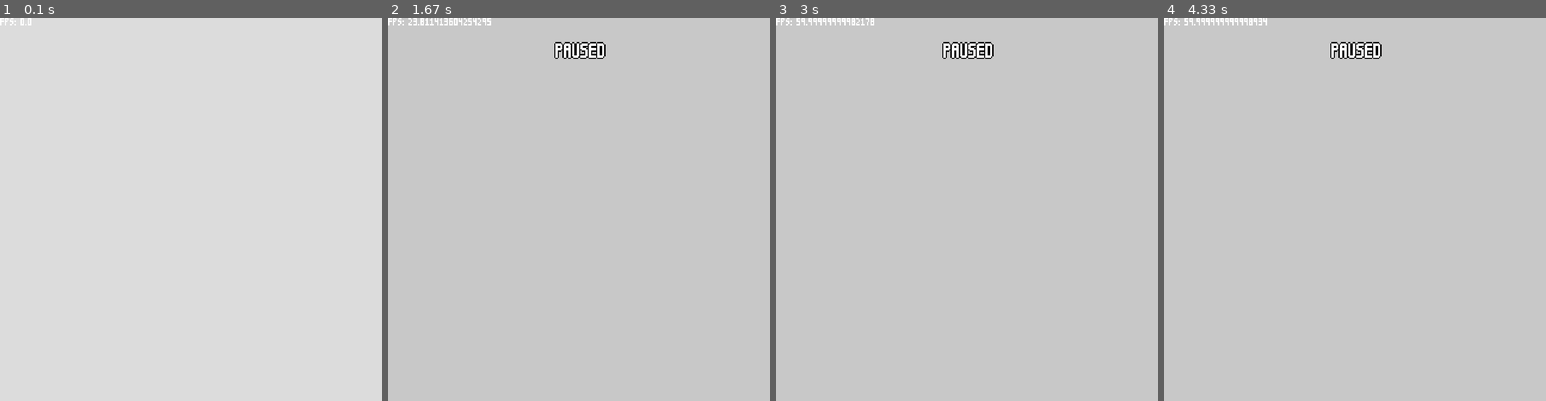
Above: before the commit, frames 1-4 (left to right).
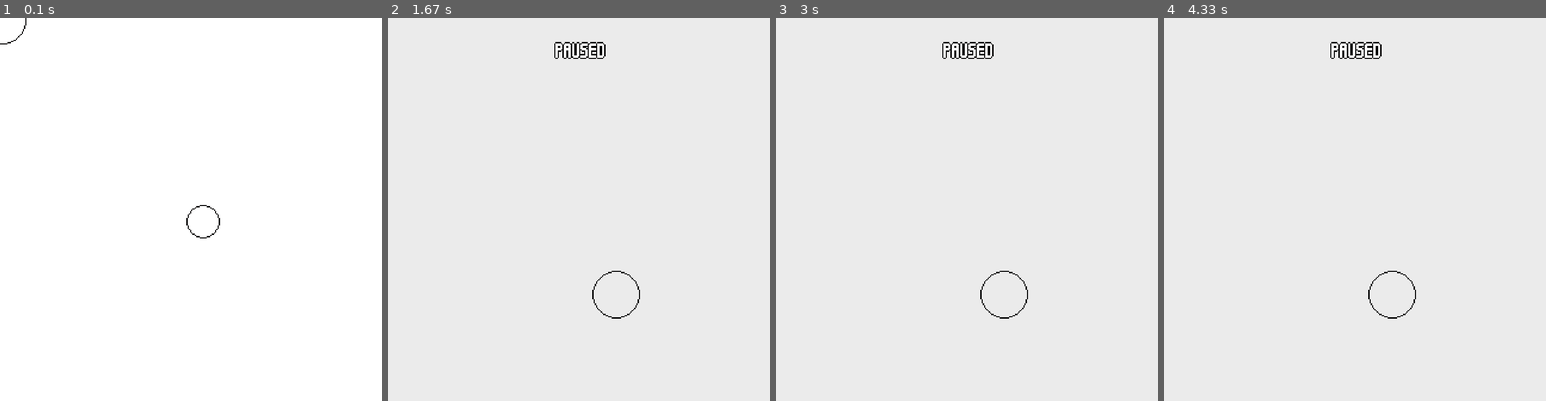
Above: after the commit, the same moments.

Repository: towella/effects-lab
Game: pygame game, started from code/main.py
Same seed, same stepped clock (60 frames per second), same inputs: the game is played once before the commit and once after it.
Inputs (mouse positions are in pixels of both pictures, inside the frame that each line leads up to):
- Up to frame 1 (0.1 s): no input
- Up to frame 2 (1.67 s): click (579, 209) at 0.38 s; click (617, 293) at 0.72 s; tap F at 1 s; hold . from 1.33 s (still down); tap X at 1.4 s; click (586, 79) at 1.42 s
- Up to frame 3 (3 s): tap X at 1.7 s; release . at 1.8 s
- Up to frame 4 (4.33 s): no input

The runs differ from the first frame. In frame 1, 100% of the frame differs, in the area x 0-100%, y 0-100%; in frame 2, 99%; in frame 3, 99%; in frame 4, 99%.

Commit message:
First go of creating the player with a tail.
Using a mask surface in level to outline and then blit onto the real screen_surface.

Diff:
--- a/code/game_data.py
+++ b/code/game_data.py
@@ -1,6 +1,7 @@
 tile_size = 16  # keep to prevent errors, even if game doesnt need tiles
 screen_width = 20 * tile_size  # arbitrary
 screen_height = 20 * tile_size  # arbitrary
+scaling_factor = 2.4 # how much the screen is scaled up before bliting on display
 
 controller_map = {'square': 0, 'X': 1, 'circle': 2, 'triangle': 3, 'L1': 4, 'R1': 5, 'L2': 6, 'R2': 7, 'share': 8,
                   'options': 9, 'left_analog_press': 10, 'right_analog_press': 11, 'PS': 12, 'touchpad': 13,
--- a/code/level.py
+++ b/code/level.py
@@ -25,12 +25,18 @@
         self.screen_width = screen_surface.get_width()
         self.screen_height = screen_surface.get_height()
 
+        self.mask_surf = pygame.Surface((self.screen_width, self.screen_height))
+        self.mask_surf.set_colorkey((0, 0, 0))
+
         self.controllers = controllers
 
         self.pause = False
         self.pause_pressed = False
 
         dt = 1  # dt starts as 1 because on the first frame we can assume it is 60fps. dt = 1/60 * 60 = 1
+
+        player_spawn = (self.screen_width//2, self.screen_height//2)
+        self.player = Player(player_spawn, self.mask_surf, self.controllers)
 
         # text setup
         self.small_font = Font(resource_path(fonts['small_font']), 'white')
@@ -134,6 +140,13 @@
             if self.dev_debug:
                 pygame.draw.rect(self.screen_surface, 'green', tile.hitbox, 1)
 
+    def make_mask(self):
+        mask = pygame.mask.from_surface(self.mask_surf)
+        mask = mask.to_surface()
+        mask.set_colorkey((255, 255, 255))
+        mask = outline_image(mask, 'black')
+        return mask
+
 # -- menus --
 
     def invoke_pause(self):
@@ -151,7 +164,7 @@
 
     # updates the level allowing tile scroll and displaying tiles to screen
     # order is equivalent of layers
-    def update(self, dt, fps):
+    def update(self, dt, fps, mouse_pos):
         # #### INPUT > GAME(checks THEN UPDATE) > RENDER ####
         # checks deal with previous frames interactions. Update creates interactions for this frame which is then diplayed
         '''player = self.player.sprite'''
@@ -182,14 +195,18 @@
 
         # -- UPDATES -- player needs to be before tiles for scroll to function properly
             # TODO IF TILES_IN_SCREEN ATTR IS CHANGED TO INCLUDE MORE LAYERS, CHANGE BACK TO self.collideable HERE!!!!
-            '''player.update(dt, self.tiles_in_screen, scroll_value, self.player_spawn)
-            self.all_sprites.update(scroll_value)'''
+            self.player.update(mouse_pos, dt, pygame.sprite.Group())
+            '''self.all_sprites.update(scroll_value)'''
 
         # -- RENDER --
         # Draw
-        '''self.player.sprite.draw()
-        self.draw_tile_group(self.collideable)
+        self.player.draw()
+        '''self.draw_tile_group(self.collideable)
         self.draw_tile_group(self.hazards)'''
+
+        self.screen_surface.blit(self.make_mask(), (-1, -1))
+        self.mask_surf.fill('black')
+        self.mask_surf.set_colorkey('black')
 
         # must be after other renders to ensure menu is drawn last
         if self.pause:
--- a/code/main.py
+++ b/code/main.py
@@ -21,8 +21,6 @@
 # window and screen Setup ----- The window is the real pygame window. The screen is the surface that everything is
 # placed on and then resized to blit on the window. Allowing larger pixels (art pixel = game pixel)
 # https://stackoverflow.com/questions/54040397/pygame-rescale-pixel-size
-
-scaling_factor = 2.4  # how much the screen is scaled up before bliting on display
 
 # https://www.pygame.org/docs/ref/display.html#pygame.display.set_mode
 # https://www.reddit.com/r/pygame/comments/r943bn/game_stuttering/
@@ -117,10 +115,8 @@
                     sys.exit()
 
         # -- Update --
-        screen.fill((220, 220, 220))
-        level.update(dt, fps)  # runs level processes
-
-        font.render(f'FPS: {str(clock.get_fps())}', screen, (0, 0))
+        screen.fill('white')
+        level.update(dt, fps, (mx, my))  # runs level processes
 
         window.blit(pygame.transform.scale(screen, window.get_rect().size), (0, 0))  # scale screen to window
 
--- a/code/player.py
+++ b/code/player.py
@@ -1,8 +1,7 @@
 import pygame
-from game_data import tile_size, controller_map
+from game_data import tile_size, controller_map, scaling_factor
 from lighting import Light
-from support import raycast, pos_for_center
-
+from support import pos_for_center
 
 # SET UP FOR PLATFORMER SINCE PLATFORMERS ARE HARDER TO CREATE A PLAYER FOR
 class Player(pygame.sprite.Sprite):
@@ -12,21 +11,17 @@
         self.controllers = controllers
 
         # -- player setup --
-        self.image = pygame.Surface((tile_size, tile_size * 1.5))
-        self.image.fill((255, 88, 98))
-        self.rect = pygame.Rect(spawn.x, spawn.y, self.image.get_width(), self.image.get_height())
-        self.light_distance = 40
-        self.lights = [Light(self.surface, self.rect.center, (10, 10, 10), False, 40, 30, 0.02)]
-                       #Light(self.surface, self.rect.center, (20, 20, 20), True, 25, 20, 0.02)]
-        # - hitboxes -
-        self.norm_hitbox = pygame.Rect(self.rect.midbottom[0], self.rect.midbottom[1], tile_size * 0.8, tile_size * 1.4)  # used for collisions
-        self.crouch_hitbox = pygame.Rect(self.rect.midbottom[0], self.rect.midbottom[1], tile_size * 0.8, tile_size * 0.8)  # used for crouched collisions
-        self.hitbox = self.norm_hitbox  # used for collisions and can be different to rect and image
-
-        if spawn.player_facing == 'right':
-            self.facing_right = 1
-        else:
-            self.facing_right = -1
+        self.start_radius = 20
+        self.rect = pygame.Rect(spawn[0], spawn[1], self.start_radius, self.start_radius)
+
+        # circle = (radius, (posx, posy)) <- pos is top left NOT center
+        self.circles = [[self.start_radius, [self.rect.centerx, self.rect.centery]]]
+
+        self.lights = [Light(self.surface, self.rect.center, (10, 10, 10), False, 30, 20, 0.02)]
+
+        # - hitbox -
+        self.hitbox = pygame.Rect(spawn[0], spawn[1], self.start_radius, self.start_radius)
+
         self.respawn = False
 
         # -- player movement --
@@ -34,7 +29,6 @@
         # collisions -- provides a buffer allowing late collision
         self.collision_tolerance = tile_size
         self.corner_correction = 8  # tolerance for correcting player on edges of tiles (essentially rounded corners)
-        self.vertical_corner_correction_boost = 4
 
         # - walk -
         self.speed_x = 2.5
@@ -53,76 +47,15 @@
         self.dashbuff_max = 5  # max time a buffered dash can be cued before it is removed (in frames)
         self.dashbuff_timer = self.dashbuff_max  # times a buffered dash from input (starts on max to prevent jump being cued on start)
 
-        # -- gravity and falling --
-        self.on_ground = False
-        self.fall_timer = 0  # timer for how long the player has had a positive y vel and not on ground
-        # - terminal vel -
-        self.norm_terminal_vel = 10 # normal terminal vel
-        self.terminal_vel = self.norm_terminal_vel  # maximum fall speed. if higher than self.collision_tolerance, will allow phasing :(
-        # - gravity -
-        self.gravity = 0.4
-        self.fall_gravity = 1
-
-        # -- Jump --
-        # HEIGHT OF JUMP THEN MINIMUM JUMP
-        self.jumping = False  # true when initial hop has been completed, allowing held jump.false if key up or grounded
-        # verifies jump is already in progress (jump_timer is reset every time key down)
-        self.jump_speed = 5  #294  # controls initial jump hop and height of hold jump
-        self.jump_pressed = False  # if any jump key is pressed
-        self.jump_max = 12  # max time a jump can be held
-        self.jump_hold_timer = self.jump_max  # amount of time jump has been held. Not related to allowing initial jumps
-
-        # - double jump -
-        self.can_double_jump = True
-        # - coyote time -
-        self.coyote_timer = 0  # times the frames since left the floor
-        self.coyote_max = 5  # maximum time for a coyote jump to occur
-        # - buffer jump -
-        self.jumpbuff_max = 10  # max time a buffered jump can be cued before it is removed (in frames)
-
-        self.jump_timer = self.jumpbuff_max  # Time since last jump input if jump not yet executed. (allows initial jump)
-        # Used to time jumps (including buffered jumps and wall jumps) from input
-        # if jump timer == 0, means button has just been pressed. Used to ensure button isnt being held
-        # if jump timer > 0 and not on_ground, means player is jumping or falling after jump
-        # if jump timer == 0 in air, buffer jump has been cued up
-        # (starts on max to prevent buffer jump being cued on start)
-
-        # -- Crouch --
-        self.crouching = False
-        self.crouch_speed = 1  # speed of walk when crouching
-
 # -- checks --
 
     def get_input(self, dt, tiles):
         self.direction.x = 0
         keys = pygame.key.get_pressed()
 
-        #### horizontal movement ####
-        # -- walk --
-        # the not self.'side'_pressed prevents holding a direction and hitting the other at the same time to change direction
-        if (keys[pygame.K_d] or self.get_controller_input('right')) and not self.left_pressed:
-            if not self.crouching:
-                self.direction.x = self.speed_x
-            else:
-                self.direction.x = self.crouch_speed
-            self.facing_right = 1
-            self.right_pressed = True
-        else:
-            self.right_pressed = False
-
-        if (keys[pygame.K_a] or self.get_controller_input('left')) and not self.right_pressed:
-            if not self.crouching:
-                self.direction.x = -self.speed_x
-            else:
-                self.direction.x = -self.crouch_speed
-            self.facing_right = -1
-            self.left_pressed = True
-        else:
-            self.left_pressed = False
-
         # -- dash --
         # if wanting to dash and not holding the button
-        if (keys[pygame.K_PERIOD] or self.get_controller_input('dash')) and not self.dash_pressed:
+        '''if (keys[pygame.K_PERIOD] or self.get_controller_input('dash')) and not self.dash_pressed:
             # if only just started dashing, dashing is true and dash direction is set. Prevents changing dash dir during dash
             if not self.dashing:
                 self.dashing = True
@@ -133,7 +66,7 @@
         elif not keys[pygame.K_PERIOD] and not self.get_controller_input('dash'):
             self.dash_pressed = False
 
-        self.dash(dt)
+        self.dash(dt)'''
 
         # TODO testing, remove
         if keys[pygame.K_r] or self.get_controller_input('dev'):
@@ -298,7 +231,6 @@
     # checks collision for a given hitbox against given tiles on the y
     def collision_y(self, hitbox, tiles):
         collision_offset = [0, 0]
-        self.on_ground = False
 
         left = False
         left_margin = False
@@ -311,7 +243,6 @@
             if tile.hitbox.colliderect(hitbox):
                 # abs ensures only the desired side registers collision
                 if abs(tile.hitbox.top - hitbox.bottom) < self.collision_tolerance:
-                    self.on_ground = True
                     collision_offset[1] = tile.hitbox.top - hitbox.bottom
                 # collision with bottom of tile
                 elif abs(tile.hitbox.bottom - hitbox.top) < self.collision_tolerance:
@@ -342,7 +273,6 @@
         # - corner correction -
         if (left and not left_margin) or (right and not right_margin):
             hitbox.x += collision_offset[0]
-            hitbox.y -= self.vertical_corner_correction_boost
         # drop by zeroing upwards velocity if corner correction isn't necessary and hit bottom of tile
         elif bonk:
             self.direction.y = 0
@@ -350,62 +280,44 @@
         # resyncs up rect to the hitbox
         self.sync_rect()
 
-    # contains gravity + it's exceptions(gravity code from clearcode platformer tut), terminal velocity, fall timer
-    # and application of y direction
+    def apply_x_direction(self, dt):
+        x_move = round(self.direction.x * dt)
+
+        self.rect.x += x_move
+        self.sync_hitbox()
+
+        for circle in self.circles:
+            circle[1][0] += x_move
+
+    # application of y direction
     def apply_y_direction(self, dt):
-        # -- gravity --
-        # if dashing, set direction.y to 0 to allow float
-        if self.dashing:
-            self.direction.y = 0
-        # when on the ground set direction.y to 1. Prevents gravity accumulation. Allows accurate on_ground detection
-        # must be greater than 1 so player falls into below tile's hitbox every frame and is brought back up
-        elif self.on_ground:
-            self.direction.y = 1
-        # if not dashing or on the ground apply gravity normally
-        else:
-            # if falling, apply more gravity than if moving up
-            if self.direction.y > 0:
-                self.direction.y += self.fall_gravity
-            else:
-                self.direction.y += self.gravity
-
-        # -- terminal velocity --
-        # TODO needs dt??
-        if self.direction.y > self.terminal_vel:
-            self.direction.y = self.terminal_vel
-
-        # -- fall timer --
-        # if falling in the air, increment timer else its 0
-        if self.direction.y > 0 and not self.on_ground:
-            self.fall_timer += round(1 * dt)
-        else:
-            self.fall_timer = 0
-
-        # -- apply y direction and sync --
-        self.rect.y += round(self.direction.y * dt)
+        y_move = round(self.direction.y * dt)
+
+        self.rect.y += y_move
         self.sync_hitbox()
+
+        for circle in self.circles:
+            circle[1][1] += y_move
 
     # syncs the player's current and stored hitboxes with the player rect for proper collisions. For use after movement of player rect.
     def sync_hitbox(self):
         self.hitbox.midbottom = self.rect.midbottom
-        self.norm_hitbox.midbottom = self.rect.midbottom
-        self.crouch_hitbox.midbottom = self.rect.midbottom
 
     # syncs the player's rect with the current hitbox for proper movement. For use after movement of main hitbox
     def sync_rect(self):
         self.rect.midbottom = self.hitbox.midbottom
 
-    def update(self, dt, tiles, scroll_value, current_spawn):
-        # reset without interfering with each other.
-        self.hitbox = self.norm_hitbox
+    def update(self, mouse_pos, dt, tiles):
         self.sync_hitbox()  # just in case
-
-        # respawns player if respawn has been evoked
-        if self.respawn:
-            self.player_respawn(current_spawn)
 
         # -- INPUT --
         self.get_input(dt, tiles)
+        self.rect.centerx = mouse_pos[0]//scaling_factor
+        self.rect.centery = mouse_pos[1]//scaling_factor
+
+        for circle in range(len(self.circles)):
+            self.circles[circle][0] -= 1
+        self.circles.append([self.start_radius, [self.rect.centerx, self.rect.centery]])
 
         # -- CHECKS/UPDATE --
 
@@ -414,8 +326,7 @@
         # HITBOX MUST BE SYNCED AFTER EVERY MOVE OF PLAYER RECT
         # x and y collisions are separated to make diagonal collisions easier and simpler to handle
         # x
-        self.rect.x += round(self.direction.x * dt)
-        self.sync_hitbox()
+        self.apply_x_direction(dt)
         self.collision_x(self.hitbox, tiles)
 
         # y
@@ -433,4 +344,5 @@
         for light in self.lights:
             light.draw()
 
-        self.surface.blit(self.image, self.rect)
+        for circle in self.circles:
+            pygame.draw.circle(self.surface, 'red', circle[1], circle[0])
